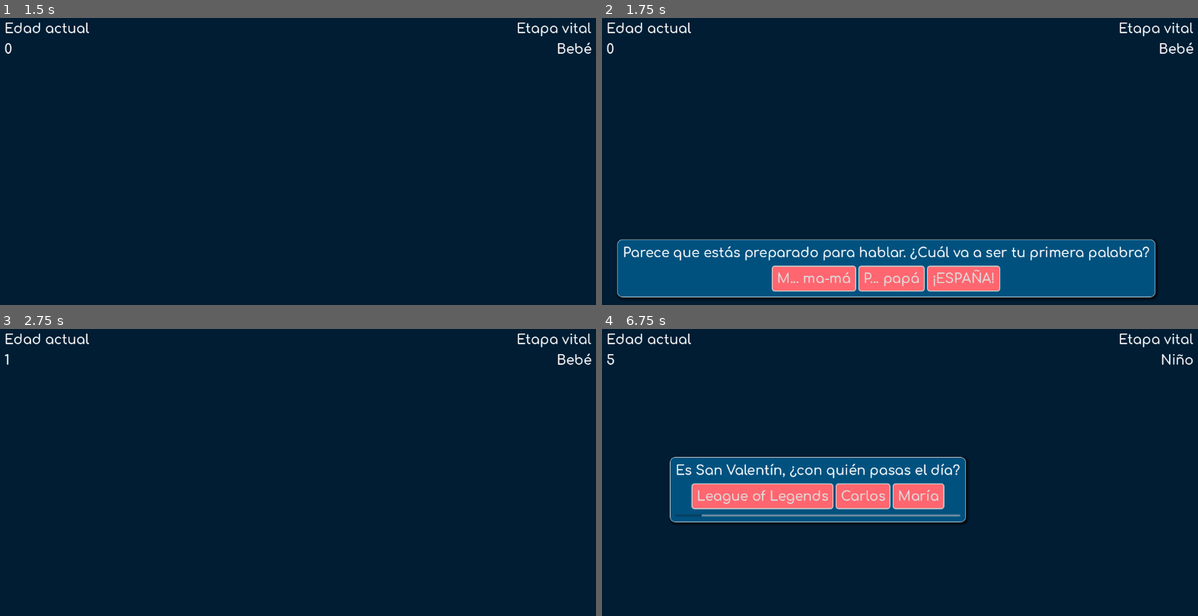
Above: before the commit, frames 1-4 (two rows, left to right).
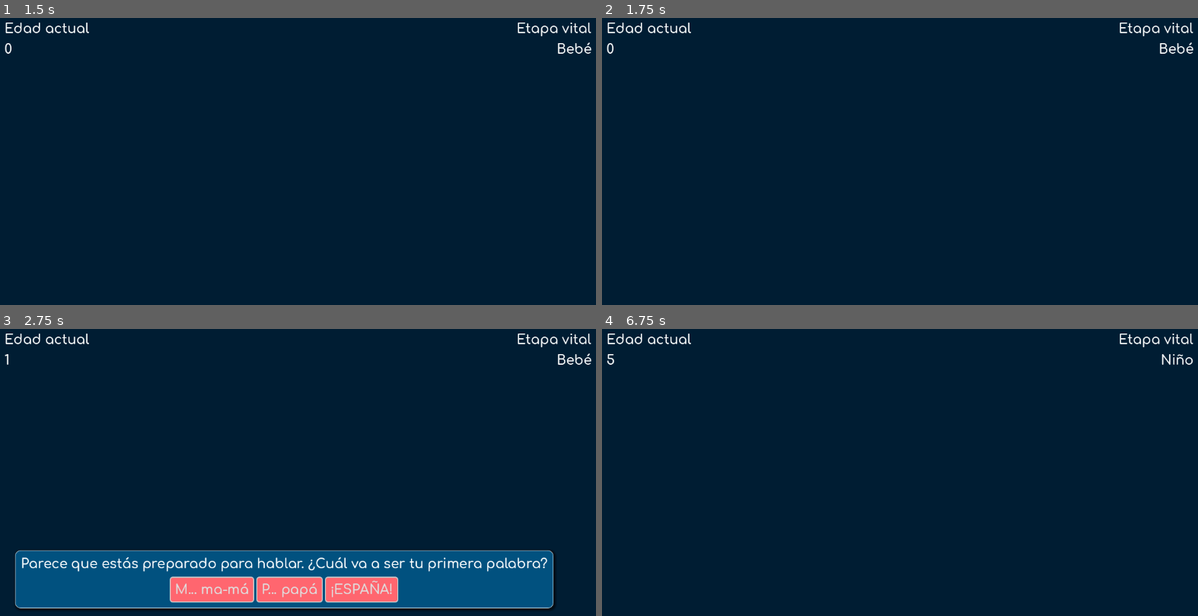
Above: after the commit, the same moments.

Repository: rothiotome/nico-tuvo-una-buena-vida
Game: Godot game, scene res://scenes/world.tscn
Two runs of this game, one before a commit and one after it. Both use one fixed random seed, a clock stepped at 60 frames per second and the inputs below.
Inputs (mouse positions are in pixels of both pictures, inside the frame that each line leads up to):
- Up to frame 1 (1.5 s): click "Nacer" at 0.5 s; tap Enter at 1.25 s; move the mouse to (429, 164) at 1.27 s; click (429, 164) at 1.42 s
- Up to frame 2 (1.75 s): no input
- Up to frame 3 (2.75 s): click (214, 590) at 2 s, where only the run before the commit has a clickable "M... ma-má"
- Up to frame 4 (6.75 s): click (894, 590) at 2.75 s, where only the run after the commit has a clickable "P... papá"; tap Space at 3.5, 5, 6.5 s; drag from (780, 509) to (870, 561) at 3.52 s; tap Enter at 4.25, 5.75 s; move the mouse to (959, 417) at 4.27 s; click (959, 417) at 4.42 s; drag from (870, 561) to (715, 440) at 5.02 s; move the mouse to (1084, 544) at 5.77 s; click (1084, 544) at 5.92 s; drag from (715, 440) to (810, 406) at 6.52 s

Frame 1 is identical in both runs. In frame 2, 19% of the frame differs, in the area x 2-94%, y 76-98%; in frame 3, 19%; in frame 4, 12%.

Commit message:
inventory allows mulltiple objects

Diff:
--- a/scripts/Timmy.gd
+++ b/scripts/Timmy.gd
@@ -46,10 +46,12 @@
 
 		if event["yearly_chance"] < 100:
 			randomize()
-			if randi() % 10 > event["yearly_chance"]: continue
+			if randi() % 100 > event["yearly_chance"]: continue
 
 		fire_event.emit(event)
-		fired_events.append(event)
+
+		if !event.has("sticky"):
+			fired_events.append(event)
 	for e in fired_events:
 		life_events.erase(e)
 	if effects["HEALTH"] <= new_age:
@@ -89,7 +91,11 @@
 				clear_item(effect)
 			else:
 				store_item(effect, value)
-		else: life_log.append(value % current_age)
+		else:
+			if "%" in value:
+				life_log.append(value % current_age)
+			else:
+				life_log.append(value)
 
 func clear_item(id: String):
 	if !effects.has(id): return
--- a/scripts/life.gd
+++ b/scripts/life.gd
@@ -77,12 +77,16 @@
 func add_item(id: String, desc: String):
 	var item = popup_item_node.instantiate() as ItemPopup
 	item.initialize(desc)
-	inventory[id] = item
+	if !inventory.has(id):
+		inventory[id] = []
+	inventory[id].append(item)
 	add_and_move_child(item)
 
 func remove_item(id: String):
-	inventory[id].queue_free()
-	inventory.erase(id)
+	if inventory.has(id):
+		for i in inventory[id]:
+			i.queue_free()
+			inventory.erase(i)
 
 func add_and_move_child(node: BasePopup):
 	add_child(node)
